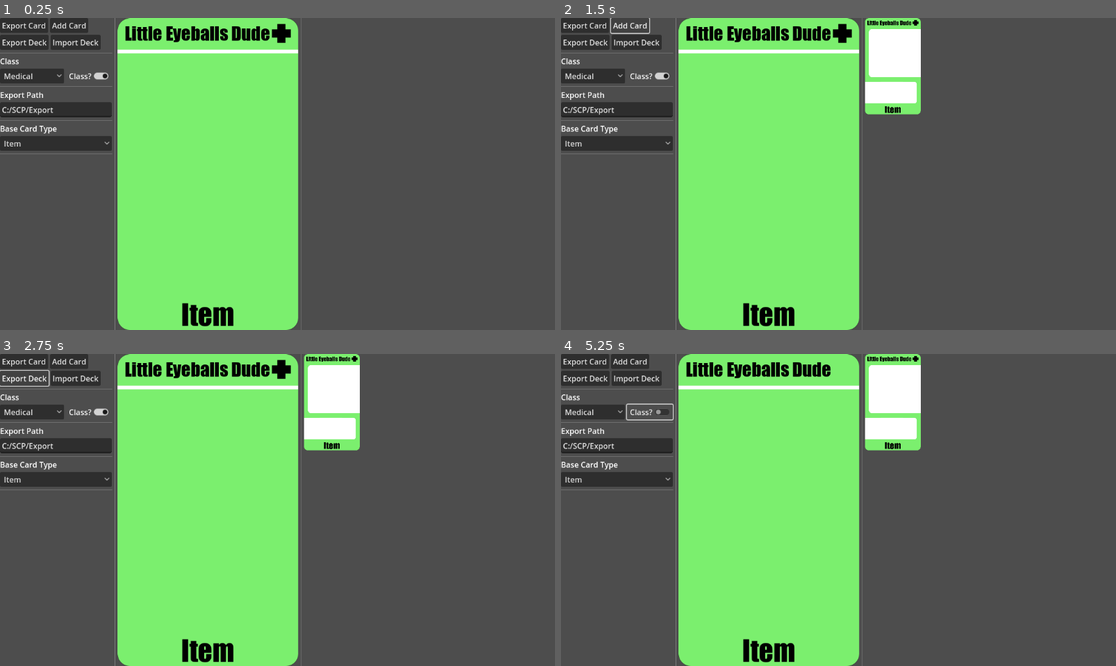
Above: before the commit, frames 1-4 (two rows, left to right).
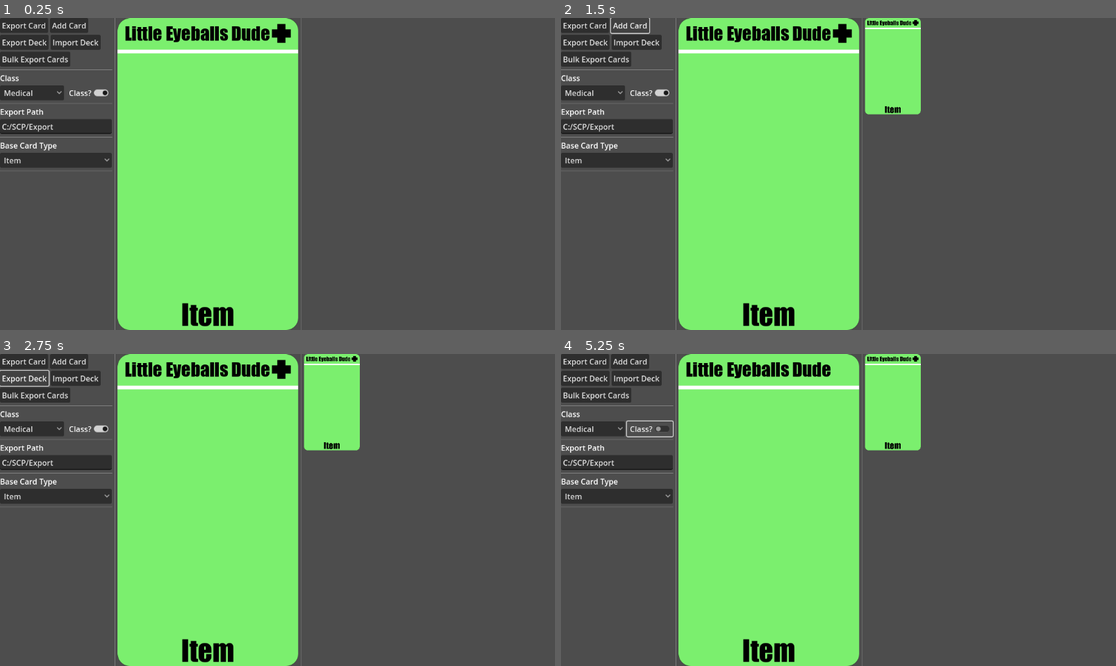
Above: after the commit, the same moments.

Repository: Pairjax/SCPCardEditor
Game: Godot game, scene res://Scenes/card_editor.tscn
Two runs of this game, one before a commit and one after it. Both use one fixed random seed, a clock stepped at 60 frames per second and the inputs below.
Inputs (mouse positions are in pixels of both pictures, inside the frame that each line leads up to):
- Up to frame 1 (0.25 s): no input
- Up to frame 2 (1.5 s): click "Export Card" at 0.5 s; click "Add Card" at 1.25 s
- Up to frame 3 (2.75 s): click "Export Deck" at 2 s
- Up to frame 4 (5.25 s): click "Import Deck" at 2.75 s; click "Medical" at 3.5 s; click (594, 394) at 4.25 s, where only the run after the commit has a clickable "Bulk Export Cards"; click "Class?" at 5 s

The runs differ from the first frame. In frame 1, 5.5% of the frame differs, in the area x 0-21%, y 10-48%; in frame 2, 7.7%; in frame 3, 7.7%; in frame 4, 7.8%, in the area x 0-65%, y 3-48%.
Error after the commit: Invalid access to property or key 'data' on a base object of type 'Nil'. (res://Scripts/Card.gd:125)

Commit message:
Action Component Completed
- Added action component system
- Renamed icons for clarity
- Began work to store deck as a resource that can be saved & loaded

Diff:
--- a/Scenes/ActionMenu.tscn
+++ b/Scenes/ActionMenu.tscn
@@ -2,7 +2,7 @@
 
 [ext_resource type="Script" path="res://Scripts/Editor/Base/ActionToggleIconBar.gd" id="1_ag1co"]
 [ext_resource type="Script" path="res://Scripts/Editor/ResetButton.gd" id="2_fcv3w"]
-[ext_resource type="Texture2D" uid="uid://cwmtnjyn6gfe8" path="res://CardAssets/Icons/DiceIcon_SCP_D20.png" id="3_qbg8a"]
+[ext_resource type="Texture2D" uid="uid://cnbr62o372mq7" path="res://CardAssets/Icons/Role_Mechanic.png" id="3_43bpv"]
 [ext_resource type="Script" path="res://Scripts/Editor/IconMenu.gd" id="4_k8y4j"]
 [ext_resource type="Script" path="res://Scripts/Editor/Base/ActionPlusMinusButton.gd" id="5_a4fc8"]
 [ext_resource type="Script" path="res://Scripts/Editor/Base/ActionTypeButton.gd" id="6_oexrq"]
@@ -35,7 +35,7 @@
 [node name="MenuButton" type="MenuButton" parent="Dice Bar"]
 layout_mode = 2
 text = "Icon Bar Menu"
-icon = ExtResource("3_qbg8a")
+icon = ExtResource("3_43bpv")
 script = ExtResource("4_k8y4j")
 
 [node name="HBoxContainer2" type="HBoxContainer" parent="."]
@@ -62,6 +62,7 @@
 [node name="OptionButton" type="OptionButton" parent="HBoxContainer"]
 layout_mode = 2
 item_count = 2
+selected = 0
 popup/item_0/text = "Logistics"
 popup/item_0/id = 0
 popup/item_1/text = "Tactical"
--- a/Scenes/CardAction.tscn
+++ b/Scenes/CardAction.tscn
@@ -34,7 +34,7 @@
 theme_override_fonts/normal_font = ExtResource("3_jqe2r")
 theme_override_font_sizes/normal_font_size = 86
 bbcode_enabled = true
-text = "[center][img width=120]res://CardAssets/Icons/DiceIcon_SCP_D4.png[/img]"
+text = "[center]"
 
 [node name="Description" parent="." instance=ExtResource("4_qadfp")]
 visible = false
--- a/Scenes/card_editor.tscn
+++ b/Scenes/card_editor.tscn
@@ -8,6 +8,7 @@
 [ext_resource type="Script" path="res://Scripts/Editor/BaseButton.gd" id="4_80cry"]
 [ext_resource type="PackedScene" uid="uid://d3gx1j4e3jhju" path="res://Scenes/card_hologram.tscn" id="4_dp8v7"]
 [ext_resource type="Script" path="res://Scripts/Editor/RequireClassButton.gd" id="4_f4uyy"]
+[ext_resource type="Script" path="res://Scripts/Editor/BulkExportCards.gd" id="4_rsmn1"]
 [ext_resource type="Theme" uid="uid://bisfokg68scku" path="res://CardAssets/CardTheme.tres" id="6_rt666"]
 [ext_resource type="Script" path="res://Scripts/Editor/TitleEditor.gd" id="7_a71k6"]
 
@@ -22,64 +23,73 @@
 grow_horizontal = 2
 grow_vertical = 2
 
-[node name="CanvasLayer" type="CanvasLayer" parent="."]
+[node name="Editor Canvas" type="CanvasLayer" parent="."]
 follow_viewport_enabled = true
 
-[node name="HBoxContainer" type="HBoxContainer" parent="CanvasLayer"]
+[node name="Main Columns" type="HBoxContainer" parent="Editor Canvas"]
 anchors_preset = 15
 anchor_right = 1.0
 anchor_bottom = 1.0
 grow_horizontal = 2
 grow_vertical = 2
 
-[node name="Edit Menu" type="VBoxContainer" parent="CanvasLayer/HBoxContainer"]
+[node name="Edit Menu" type="VBoxContainer" parent="Editor Canvas/Main Columns"]
 layout_mode = 2
 size_flags_horizontal = 0
 size_flags_vertical = 0
 
-[node name="Deck Modifier" type="VBoxContainer" parent="CanvasLayer/HBoxContainer/Edit Menu"]
-layout_mode = 2
-
-[node name="Row1" type="HBoxContainer" parent="CanvasLayer/HBoxContainer/Edit Menu/Deck Modifier"]
-layout_mode = 2
-
-[node name="Export" type="Button" parent="CanvasLayer/HBoxContainer/Edit Menu/Deck Modifier/Row1"]
+[node name="Deck Modifier" type="VBoxContainer" parent="Editor Canvas/Main Columns/Edit Menu"]
+layout_mode = 2
+
+[node name="Row1" type="HBoxContainer" parent="Editor Canvas/Main Columns/Edit Menu/Deck Modifier"]
+layout_mode = 2
+
+[node name="Export" type="Button" parent="Editor Canvas/Main Columns/Edit Menu/Deck Modifier/Row1"]
 layout_mode = 2
 text = "Export Card"
 script = ExtResource("1_usqu4")
 
-[node name="Add" type="Button" parent="CanvasLayer/HBoxContainer/Edit Menu/Deck Modifier/Row1"]
+[node name="Add" type="Button" parent="Editor Canvas/Main Columns/Edit Menu/Deck Modifier/Row1"]
 layout_mode = 2
 text = "Add Card"
 script = ExtResource("2_lhhtj")
 
-[node name="Row2" type="HBoxContainer" parent="CanvasLayer/HBoxContainer/Edit Menu/Deck Modifier"]
-layout_mode = 2
-
-[node name="Export Deck" type="Button" parent="CanvasLayer/HBoxContainer/Edit Menu/Deck Modifier/Row2"]
+[node name="Row2" type="HBoxContainer" parent="Editor Canvas/Main Columns/Edit Menu/Deck Modifier"]
+layout_mode = 2
+
+[node name="Export Deck" type="Button" parent="Editor Canvas/Main Columns/Edit Menu/Deck Modifier/Row2"]
 layout_mode = 2
 text = "Export Deck"
 script = ExtResource("2_ca41f")
 
-[node name="Import Deck" type="Button" parent="CanvasLayer/HBoxContainer/Edit Menu/Deck Modifier/Row2"]
+[node name="Import Deck" type="Button" parent="Editor Canvas/Main Columns/Edit Menu/Deck Modifier/Row2"]
 layout_mode = 2
 text = "Import Deck
 "
-
-[node name="Base Separator" type="HSeparator" parent="CanvasLayer/HBoxContainer/Edit Menu"]
-layout_mode = 2
-
-[node name="Class" type="VBoxContainer" parent="CanvasLayer/HBoxContainer/Edit Menu"]
-layout_mode = 2
-
-[node name="Label" type="Label" parent="CanvasLayer/HBoxContainer/Edit Menu/Class"]
+script = ExtResource("2_ca41f")
+
+[node name="Row3" type="HBoxContainer" parent="Editor Canvas/Main Columns/Edit Menu/Deck Modifier"]
+layout_mode = 2
+
+[node name="Mass Export Cards" type="Button" parent="Editor Canvas/Main Columns/Edit Menu/Deck Modifier/Row3"]
+layout_mode = 2
+text = "Bulk Export Cards"
+script = ExtResource("4_rsmn1")
+
+[node name="Base Separator" type="HSeparator" parent="Editor Canvas/Main Columns/Edit Menu"]
+layout_mode = 2
+
+[node name="Class" type="VBoxContainer" parent="Editor Canvas/Main Columns/Edit Menu"]
+layout_mode = 2
+
+[node name="Label" type="Label" parent="Editor Canvas/Main Columns/Edit Menu/Class"]
 layout_mode = 2
 text = "Class"
 
-[node name="HBoxContainer" type="HBoxContainer" parent="CanvasLayer/HBoxContainer/Edit Menu/Class"]
-layout_mode = 2
-
-[node name="OptionButton" type="OptionButton" parent="CanvasLayer/HBoxContainer/Edit Menu/Class/HBoxContainer"]
+[node name="HBoxContainer" type="HBoxContainer" parent="Editor Canvas/Main Columns/Edit Menu/Class"]
+layout_mode = 2
+
+[node name="OptionButton" type="OptionButton" parent="Editor Canvas/Main Columns/Edit Menu/Class/HBoxContainer"]
 layout_mode = 2
 item_count = 6
 selected = 4
@@ -97,34 +107,34 @@
 popup/item_5/id = 5
 script = ExtResource("4_04ue8")
 
-[node name="CheckButton" type="CheckButton" parent="CanvasLayer/HBoxContainer/Edit Menu/Class/HBoxContainer"]
+[node name="CheckButton" type="CheckButton" parent="Editor Canvas/Main Columns/Edit Menu/Class/HBoxContainer"]
 layout_mode = 2
 button_pressed = true
 text = "Class?"
 script = ExtResource("4_f4uyy")
 
-[node name="Class Separator" type="HSeparator" parent="CanvasLayer/HBoxContainer/Edit Menu"]
-layout_mode = 2
-
-[node name="Export Label" type="Label" parent="CanvasLayer/HBoxContainer/Edit Menu"]
+[node name="Class Separator" type="HSeparator" parent="Editor Canvas/Main Columns/Edit Menu"]
+layout_mode = 2
+
+[node name="Export Label" type="Label" parent="Editor Canvas/Main Columns/Edit Menu"]
 layout_mode = 2
 text = "Export Path"
 
-[node name="Export Line Edit" type="LineEdit" parent="CanvasLayer/HBoxContainer/Edit Menu"]
+[node name="Export Line Edit" type="LineEdit" parent="Editor Canvas/Main Columns/Edit Menu"]
 layout_mode = 2
 text = "C:/SCP/Export"
 
-[node name="HSeparator4" type="HSeparator" parent="CanvasLayer/HBoxContainer/Edit Menu"]
-layout_mode = 2
-
-[node name="Base" type="VBoxContainer" parent="CanvasLayer/HBoxContainer/Edit Menu"]
-layout_mode = 2
-
-[node name="Label" type="Label" parent="CanvasLayer/HBoxContainer/Edit Menu/Base"]
+[node name="HSeparator4" type="HSeparator" parent="Editor Canvas/Main Columns/Edit Menu"]
+layout_mode = 2
+
+[node name="Base" type="VBoxContainer" parent="Editor Canvas/Main Columns/Edit Menu"]
+layout_mode = 2
+
+[node name="Label" type="Label" parent="Editor Canvas/Main Columns/Edit Menu/Base"]
 layout_mode = 2
 text = "Base Card Type"
 
-[node name="OptionButton" type="OptionButton" parent="CanvasLayer/HBoxContainer/Edit Menu/Base"]
+[node name="OptionButton" type="OptionButton" parent="Editor Canvas/Main Columns/Edit Menu/Base"]
 layout_mode = 2
 item_count = 7
 selected = 4
@@ -144,21 +154,21 @@
 popup/item_6/id = 6
 script = ExtResource("4_80cry")
 
-[node name="Export Separator" type="HSeparator" parent="CanvasLayer/HBoxContainer/Edit Menu"]
-layout_mode = 2
-
-[node name="Base Selector" type="AspectRatioContainer" parent="CanvasLayer/HBoxContainer/Edit Menu"]
+[node name="Export Separator" type="HSeparator" parent="Editor Canvas/Main Columns/Edit Menu"]
+layout_mode = 2
+
+[node name="Base Selector" type="AspectRatioContainer" parent="Editor Canvas/Main Columns/Edit Menu"]
 layout_mode = 2
 ratio = 0.5735
 
-[node name="Spacer 3" type="VSeparator" parent="CanvasLayer/HBoxContainer"]
-layout_mode = 2
-
-[node name="Card Hologram" parent="CanvasLayer/HBoxContainer" instance=ExtResource("4_dp8v7")]
+[node name="Spacer 3" type="VSeparator" parent="Editor Canvas/Main Columns"]
+layout_mode = 2
+
+[node name="Card Hologram" parent="Editor Canvas/Main Columns" instance=ExtResource("4_dp8v7")]
 layout_mode = 2
 texture = SubResource("ViewportTexture_d3yp1")
 
-[node name="BaseHolos" type="Control" parent="CanvasLayer/HBoxContainer/Card Hologram"]
+[node name="BaseHolos" type="Control" parent="Editor Canvas/Main Columns/Card Hologram"]
 layout_mode = 1
 anchors_preset = 15
 anchor_right = 1.0
@@ -166,7 +176,7 @@
 grow_horizontal = 2
 grow_vertical = 2
 
-[node name="Card Name" type="LineEdit" parent="CanvasLayer/HBoxContainer/Card Hologram"]
+[node name="Card Name Hologram" type="LineEdit" parent="Editor Canvas/Main Columns/Card Hologram"]
 layout_mode = 1
 anchors_preset = -1
 anchor_left = 0.0373135
@@ -185,17 +195,19 @@
 script = ExtResource("7_a71k6")
 metadata/_edit_use_anchors_ = true
 
-[node name="Spacer 2" type="VSeparator" parent="CanvasLayer/HBoxContainer"]
-layout_mode = 2
-
-[node name="ScrollContainer" type="ScrollContainer" parent="CanvasLayer/HBoxContainer"]
+[node name="Spacer 2" type="VSeparator" parent="Editor Canvas/Main Columns"]
+layout_mode = 2
+
+[node name="Card List" type="ScrollContainer" parent="Editor Canvas/Main Columns"]
 layout_mode = 2
 follow_focus = true
 horizontal_scroll_mode = 0
 
-[node name="GridContainer" type="GridContainer" parent="CanvasLayer/HBoxContainer/ScrollContainer"]
+[node name="GridContainer" type="GridContainer" parent="Editor Canvas/Main Columns/Card List"]
 layout_mode = 2
 size_flags_horizontal = 0
 size_flags_vertical = 3
 columns = 6
 script = ExtResource("2_qibla")
+
+[connection signal="pressed" from="Editor Canvas/Main Columns/Edit Menu/Deck Modifier/Row2/Export Deck" to="Editor Canvas/Main Columns/Edit Menu/Deck Modifier/Row2/Export Deck" method="_on_pressed"]
--- a/Scripts/Card.gd
+++ b/Scripts/Card.gd
@@ -37,6 +37,8 @@
 
 @export var cardData: CardDataComponent = BASIC_CARD.duplicate()
 
+var current_base
+
 func on_base_change(new_base: CardBase):
 	cardData.card_base = new_base
 
@@ -50,9 +52,11 @@
 			cover.offset = Vector2(0, -326)
 			cover.texture = ACTION_LINING_TOP
 
-			var action_base = CARD_ACTION.instantiate()
-			base_slot.add_child(action_base)
-			action_base.reset()
+			current_base = CARD_ACTION.instantiate()
+			base_slot.add_child(current_base)
+
+			current_base.reset()
+			current_base.on_type_change(ActionDataComponent.ActionType.Logistics)
 		CardBase.Support:
 			cover.offset = Vector2.ZERO
 			cover.texture = null
@@ -118,10 +122,19 @@
 
 func copy(card: Card):
 	var card_data = card.cardData
+	card_data.card_base_data = card.current_base.data
+
 	on_class_change(card_data.card_class)
 	on_base_change(card_data.card_base)
 	set_card_name(card_data.card_title)
 	set_require_class(card_data.require_class)
 
+	# Expects a valid card base node & card base resource
+	if current_base.has_method("copy"):
+		current_base.copy(card_data.card_base_data)
+
+	if current_base.has_method("toggle_hologram"):
+		current_base.toggle_hologram(false) # Disables all holograms
+
 func set_edit_mode(editing: bool):
 	card_name.visible = !editing
--- a/Scripts/CardUtils.gd
+++ b/Scripts/CardUtils.gd
@@ -29,12 +29,12 @@
 }
 
 const icons = [
-	preload("res://CardAssets/Icons/DiceIcon_SCP_D4.png"),
-	preload("res://CardAssets/Icons/DiceIcon_SCP_D6.png"),
-	preload("res://CardAssets/Icons/DiceIcon_SCP_D8.png"),
-	preload("res://CardAssets/Icons/DiceIcon_SCP_D10.png"),
-	preload("res://CardAssets/Icons/DiceIcon_SCP_D12.png"),
-	preload("res://CardAssets/Icons/DiceIcon_SCP_D20.png"),
+	preload("res://CardAssets/Icons/D4.png"),
+	preload("res://CardAssets/Icons/D6.png"),
+	preload("res://CardAssets/Icons/D8.png"),
+	preload("res://CardAssets/Icons/D10.png"),
+	preload("res://CardAssets/Icons/D12.png"),
+	preload("res://CardAssets/Icons/D20.png"),
 	preload("res://CardAssets/Icons/DAny.png"),
 
 	preload("res://CardAssets/Icons/Slash.png"),
@@ -42,44 +42,44 @@
 	preload("res://CardAssets/Icons/Minus.png"),
 	preload("res://CardAssets/Icons/Times.png"),
 
-	preload("res://CardAssets/Icons/Icon_HalfEfficiency.png"),
-	preload("res://CardAssets/Icons/Icon_ThirdEfficiency.png"),
+	preload("res://CardAssets/Icons/HalfEfficiency.png"),
+	preload("res://CardAssets/Icons/ThirdEfficiency.png"),
 
 	preload("res://CardAssets/Icons/Invert.png"),
 	preload("res://CardAssets/Icons/Nudge.png"),
 	preload("res://CardAssets/Icons/RollResult.png"),
-	preload("res://CardAssets/Icons/Icon_AdjustAdd.png"),
-	preload("res://CardAssets/Icons/Icon_AdjustSubtract.png"),
-	preload("res://CardAssets/Icons/Action_Advantage.png"),
-	preload("res://CardAssets/Icons/Action_DisAdvantage.png"),
+	preload("res://CardAssets/Icons/AdjustAdd.png"),
+	preload("res://CardAssets/Icons/AdjustSubtract.png"),
+	preload("res://CardAssets/Icons/Advantage.png"),
+	preload("res://CardAssets/Icons/Disadvantage.png"),
 	preload("res://CardAssets/Icons/Allocate.png"),
 ]
 
 const icon_scale = [
-	120,
-	100,
-	120,
-	110,
-	110,
-	100,
-	100,
+	120, # D4
+	100, # D6
+	120, # D8
+	110, # D10
+	110, # D12
+	100, # D20
+	100, # DAny
 
-	80,
-	90,
-	100,
-	100,
+	80,  # Slash
+	90,  # Plus
+	100, # Minus
+	100, # Times
 
-	100,
-	100,
+	100, # HalfEff
+	100, # ThirdEff
 
-	100,
-	100,
-	100,
-	100,
-	100,
-	100,
-	100,
-	150,
+	100, # Invert
+	100, # Nudge
+	100, # RR
+	100, # AdjustAdd
+	100, # AdjustSub
+	100, # Advantage
+	100, # Disadvantage
+	150, # Allocate
 ]
 
 static func get_icon(icon: IconType):
--- a/Scripts/Editor/AddCardButton.gd
+++ b/Scripts/Editor/AddCardButton.gd
@@ -2,7 +2,7 @@
 
 @onready var hologram = $"../../../../Card Hologram"
 @onready var card_of_hologram: Card = $"../../../../Card Hologram/SubViewport/Card"
-@onready var grid_container = $"../../../../ScrollContainer/GridContainer"
+@onready var grid_container = $"../../../../Card List/GridContainer"
 
 const CARD_HOLOGRAM = preload("res://Scenes/card_hologram.tscn")
 
--- a/Scripts/Editor/BaseAction.gd
+++ b/Scripts/Editor/BaseAction.gd
@@ -6,6 +6,7 @@
 @onready var card_type: Label = $"../../Card Type"
 
 @onready var description = $Description
+@onready var description_text: RichTextLabel = $"Description/MarginContainer/Description Label"
 @onready var icon_bar = $IconBar
 @onready var icon_bar_text: RichTextLabel = $IconBar/MarginContainer/RichTextLabel
 
@@ -22,6 +23,7 @@
 
 func reset():
 	description_size = 1
+	reset_icon_bar()
 
 func grow_description_box():
 	description_size += 1;
@@ -58,8 +60,14 @@
 			card_type.set("theme_override_font_sizes/font_size", 60)
 			card_type.text = ACTION_TACTICAL_DESCRIPTION
 
+## Hides certain components that have holograms overlayed
+## on top of them while in the editor.
+func toggle_hologram(toggle: bool):
+	description.visible = !toggle
+
 func on_description_change(new_description):
 	data.description = new_description
+	description_text.text = data.description
 
 func on_toggle_icon_bar(toggle: bool):
 	data.hasIconBar = toggle
@@ -67,16 +75,29 @@
 	icon_bar.visible = data.hasIconBar
 
 func append_icon_bar(icon_type: CardUtils.IconType):
-	var image = CardUtils.get_icon(icon_type)
+	var image: Resource = CardUtils.get_icon(icon_type)
 	var image_scale = CardUtils.get_icon_scale(icon_type)
 
 	icon_bar_text.append_text(" ")
 	icon_bar_text.add_image(image, image_scale)
 
-	data.iconBarText = icon_bar_text.text
+	var format_string = " [img height=100]%s[/img]"
+	data.iconBarText += format_string % image.resource_path
 
 func reset_icon_bar():
 	icon_bar_text.clear()
 	icon_bar_text.append_text("[center]")
 
-	data.iconBarText = icon_bar_text.text
+	data.iconBarText = "[center]"
+
+func copy(_data: ActionDataComponent):
+	data = _data
+
+	on_type_change(data.type)
+	on_description_change(data.description)
+	on_toggle_icon_bar(data.hasIconBar)
+
+	description.size.y += 60 * (_data.description_size - 1)
+	description.position.y -= 60 * (_data.description_size - 1)
+
+	icon_bar_text.text = data.iconBarText
--- /dev/null
+++ b/Scripts/Editor/BulkExportCards.gd
@@ -0,0 +1,24 @@
+extends Button
+
+@onready var grid_container = $"../../../../Card List/GridContainer"
+@onready var line_edit: LineEdit = $"../../../Export Line Edit"
+
+var path: String
+
+func _ready():
+	self.pressed.connect(self._button_pressed)
+
+func _button_pressed():
+	path = line_edit.text
+	for card_hologram in grid_container.get_children():
+		export_card(card_hologram)
+
+func export_card(card_hologram):
+	var viewport = card_hologram.get_node("SubViewport")
+	var card: Card = card_hologram.get_node("SubViewport/Card")
+
+	var img = viewport.get_viewport().get_texture().get_image()
+	img.convert(Image.FORMAT_RGBA8)
+
+	var save_full_path = path + "/" + card.cardData.card_title + ".png"
+	img.save_png(save_full_path)
--- a/Scripts/Editor/ExportDeck.gd
+++ b/Scripts/Editor/ExportDeck.gd
@@ -1,24 +1,13 @@
 extends Button
 
-@onready var grid_container = $"../../../../ScrollContainer/GridContainer"
-@onready var line_edit: LineEdit = $"../../../Export Line Edit"
+@onready var grid_container = $"../../../../Card List/GridContainer"
+@onready var line_edit = $"../../../Export Line Edit"
 
-var path: String
+func _on_pressed():
+	var new_deck: Deck = Deck.new()
 
-func _ready():
-	self.pressed.connect(self._button_pressed)
+	for card_holo in grid_container.get_children():
+		var card: Card = card_holo.get_node("SubViewport/Card")
+		new_deck.cards.append(card.cardData)
 
-func _button_pressed():
-	path = line_edit.text
-	for card_hologram in grid_container.get_children():
-		export_card(card_hologram)
-
-func export_card(card_hologram):
-	var viewport = card_hologram.get_node("SubViewport")
-	var card: Card = card_hologram.get_node("SubViewport/Card")
-
-	var img = viewport.get_viewport().get_texture().get_image()
-	img.convert(Image.FORMAT_RGBA8)
-
-	var save_full_path = path + "/" + card.cardData.card_title + ".png"
-	img.save_png(save_full_path)
+	ResourceSaver.save(new_deck, line_edit.text + "/ExampleDeck.tres")
--- a/Scripts/Resources/ActionDataComponent.gd
+++ b/Scripts/Resources/ActionDataComponent.gd
@@ -6,7 +6,7 @@
 var description: String
 var description_size: int
 
-var hasIconBar := false
+var hasIconBar := true
 
 var iconBarText: String
 
--- /dev/null
+++ b/Scripts/Resources/Deck.gd
@@ -0,0 +1,4 @@
+extends Resource
+class_name Deck
+
+var cards: Array[CardDataComponent]
Not shown, removed: CardAssets/Icons/Action_Advantage.png.import
Not shown, removed: CardAssets/Icons/Action_DisAdvantage.png.import
Binary file removed: CardAssets/Icons/Action_Invert.png
Not shown, removed: CardAssets/Icons/Action_Invert.png.import
Renamed: CardAssets/Icons/Icon_AdjustAdd.png -> CardAssets/Icons/AdjustAdd.png
Not shown, added: CardAssets/Icons/AdjustAdd.png.import
Renamed: CardAssets/Icons/Icon_AdjustSubtract.png -> CardAssets/Icons/AdjustSubtract.png
Not shown, added: CardAssets/Icons/AdjustSubtract.png.import
Renamed: CardAssets/Icons/Action_Advantage.png -> CardAssets/Icons/Advantage.png
Not shown, added: CardAssets/Icons/Advantage.png.import
Renamed: CardAssets/Icons/DiceIcon_SCP_D10.png -> CardAssets/Icons/D10.png
Not shown, added: CardAssets/Icons/D10.png.import
(and 38 more such lines)
